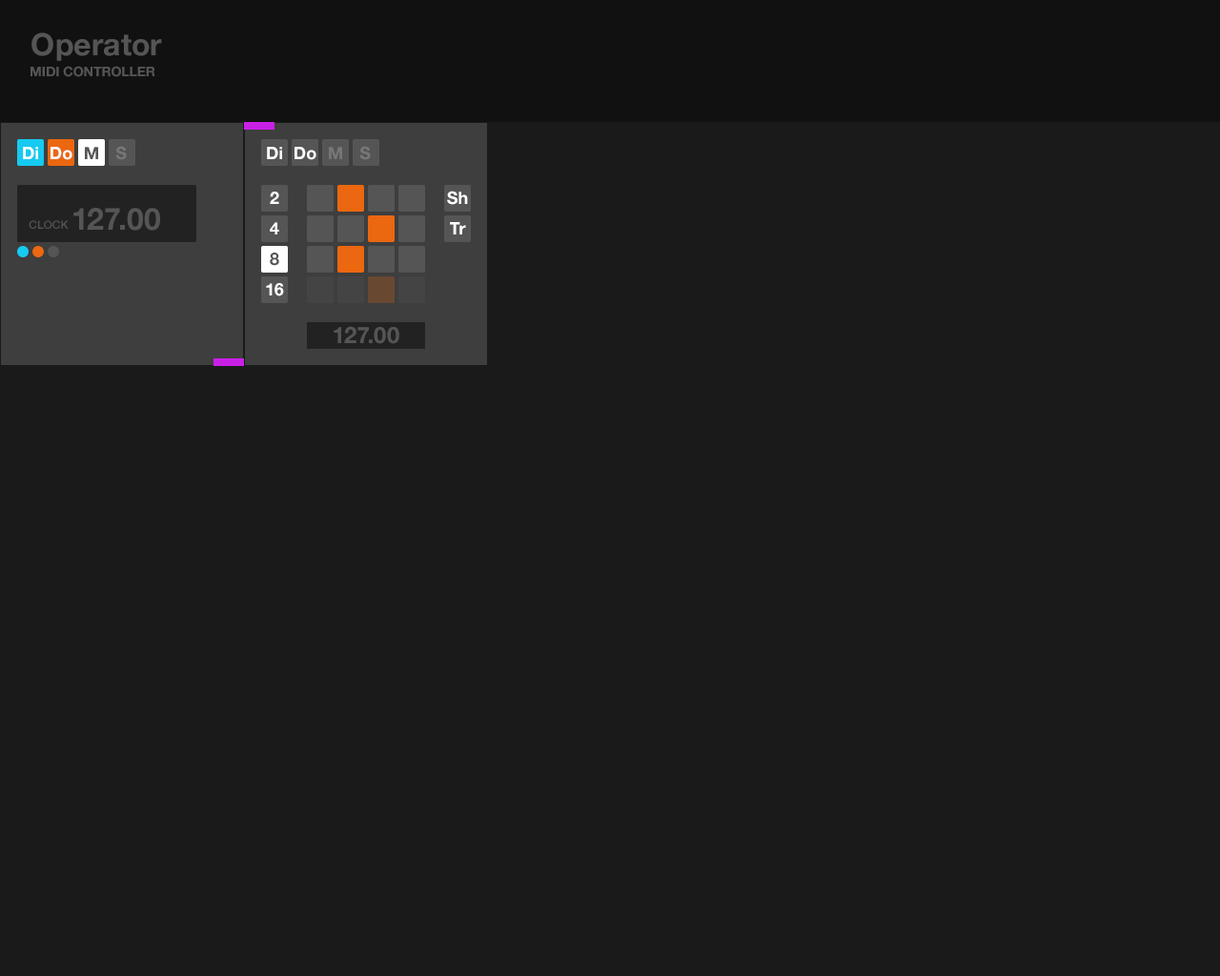
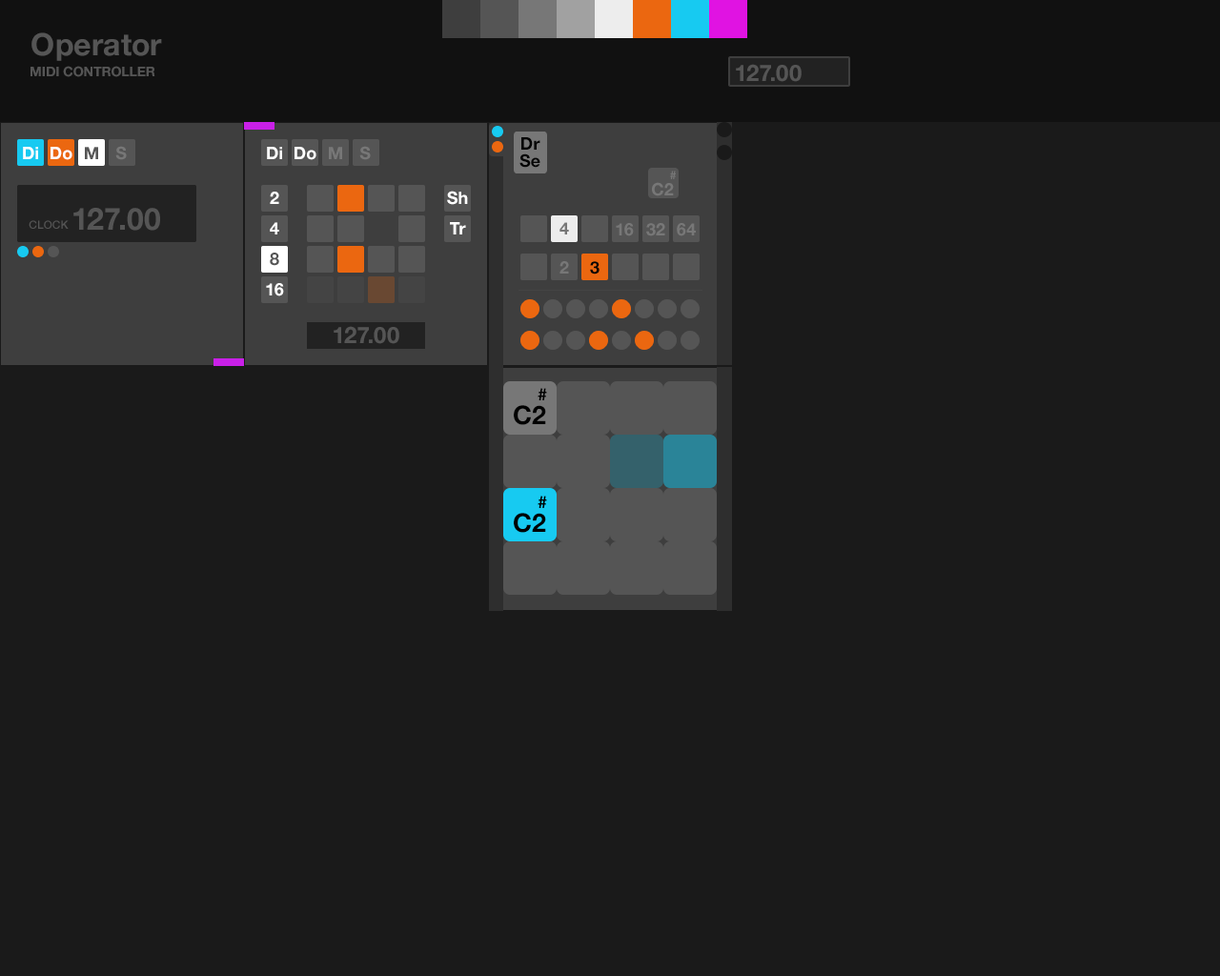
Revision of a layered 1220 × 976 image; what changed, layer by layer:
added group "Swatches" with 10 layers above "Elements" over [442, 0, 748, 161]
added group "Elements" with 2 layers above "Header" over [728, 56, 851, 87]
added layer "Rounded Rectangle 2 copy" (1st of 2, in "Elements") in group "Elements" over [728, 56, 851, 87]
added group "Header" with 3 layers above "Element - sequencer v2" over [442, 0, 851, 87]
moved "Rectangle 1 copy" into group "Header" over [442, 0, 851, 87]
added group "Element - sequencer v2" with 69 layers above "Element - sequencer v1" over [489, 122, 733, 612]
added layer "Rounded Rectangle 4 copy 6" (3rd of 4, in "Element - sequencer v2") in group "Element - sequencer v2" over [556, 381, 611, 435]
added layer "Rounded Rectangle 4 copy 5" (3rd of 4, in "Element - sequencer v2") in group "Element - sequencer v2" over [556, 541, 611, 595]
added layer "Rounded Rectangle 4 copy 4" (3rd of 3, in "Element - sequencer v2") in group "Element - sequencer v2" over [556, 488, 611, 542]
added layer "Rounded Rectangle 4 copy 2" in group "Element - sequencer v2" over [556, 434, 611, 489]
moved "Rounded Rectangle 1 copy 8" into group "Element - sequencer v2", painted on it over [368, 213, 550, 283]
added layer "Rectangle 2 copy 5" in group "Element - sequencer v2" over [716, 367, 733, 612]
added layer "Rectangle 2 copy 3" in group "Element - sequencer v2" over [716, 122, 733, 366]
added layer "Rectangle 2 copy 4" in group "Element - sequencer v2" over [489, 367, 504, 612]
added layer "Rectangle 2" in group "Element - sequencer v2" over [489, 122, 504, 368]
added layer "Rectangle 1 copy 3" in group "Element - sequencer v2" over [489, 367, 733, 612]
added layer "Rectangle 1 copy 2" (1st of 2, in "Element - sequencer v2") in group "Element - sequencer v2" over [489, 122, 733, 367]
…and 71 more changes (70 added, 1 stack)
